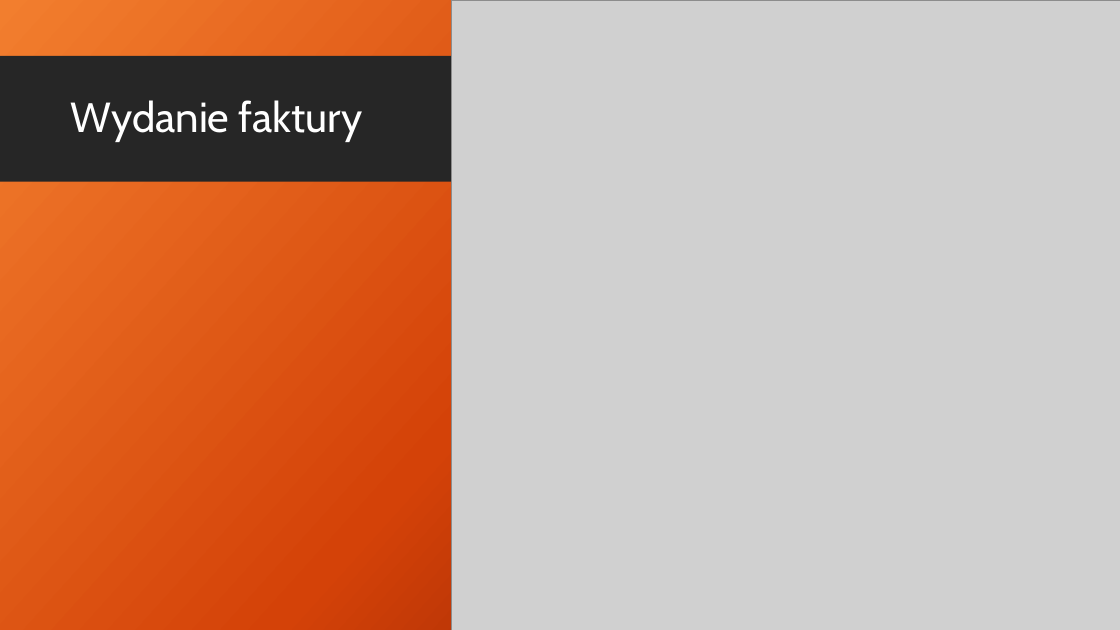
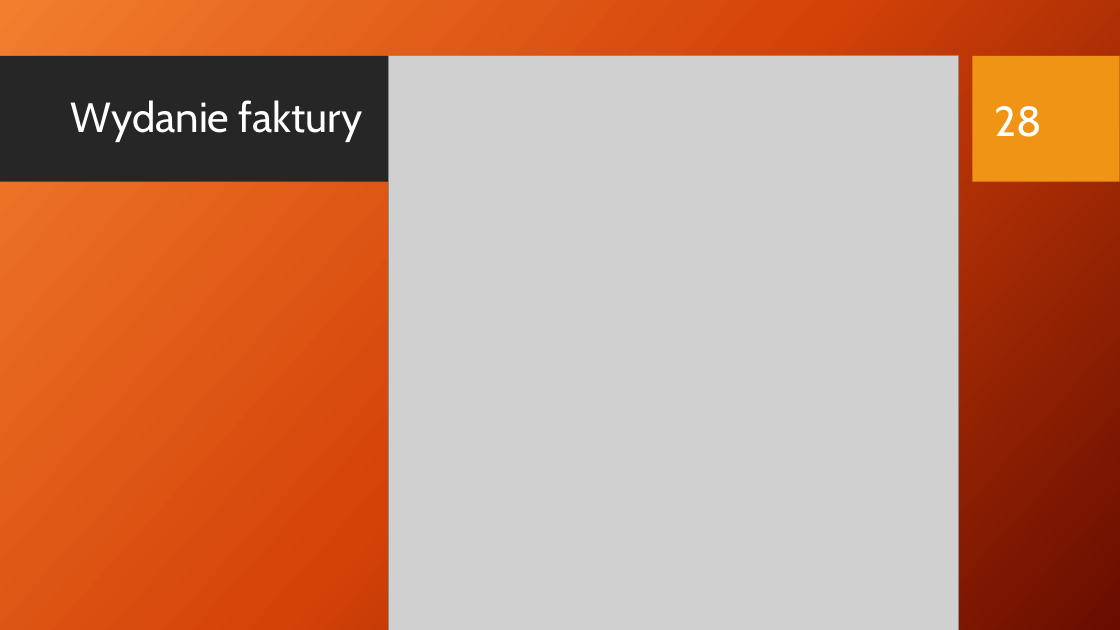
Before and after one commit to rudnickirobert/KWZP2021, a slide deck: slide 28 of Prezentacja_29.04.pptx. Drawn at 1120x630 pixels with LibreOffice and Linux fonts; fonts in the diff are those of the drawing; grey boxes stand for pictures; background and template pictures are left out. Boxes give left, top, right and bottom in pixels: in the first picture for what was removed or moved away, otherwise in the second. Text is boxed around its words. In the diff, an @@ line names an element or a change of style, - is before the commit and + after.

```diff
--- a/Prezentacja_29.04.pptx
+++ b/Prezentacja_29.04.pptx
@@ picture: place and size @@
-picture at (451,0,1120,630)
+picture at (389,55,960,630)
@@ page number added at (994,106,1042,137), 36 pt, text #FFFFFF @@
+28
```
Also in this commit, not shown: 30 other slides changed.
